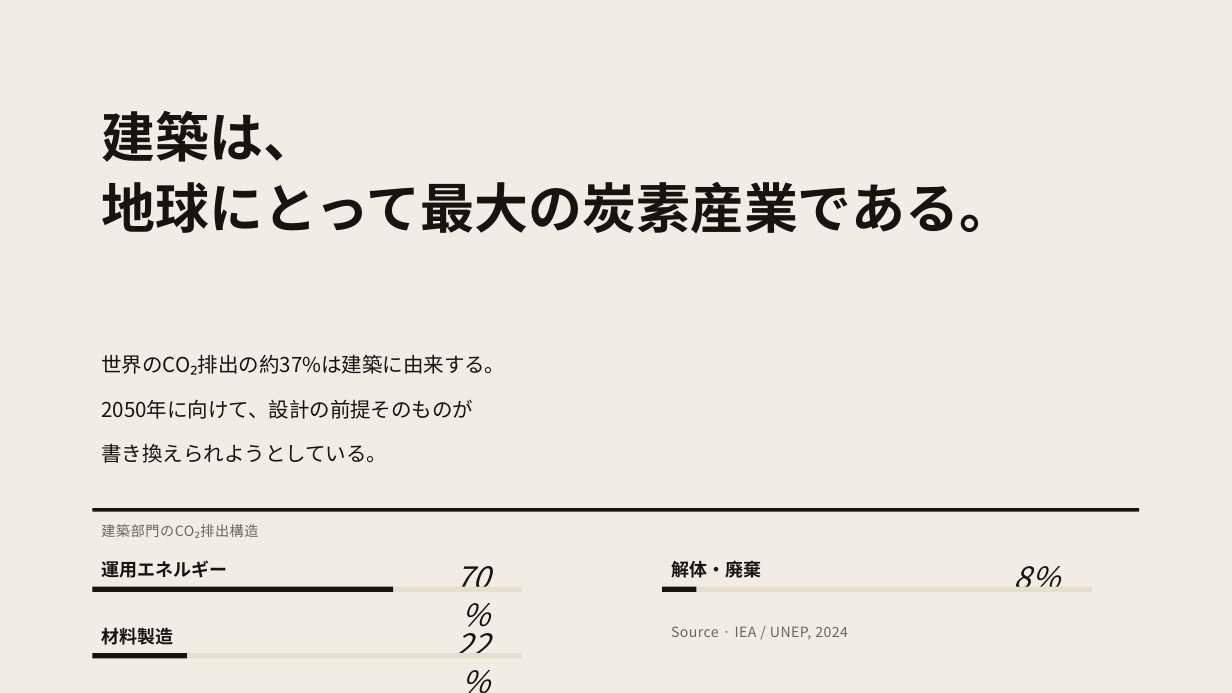
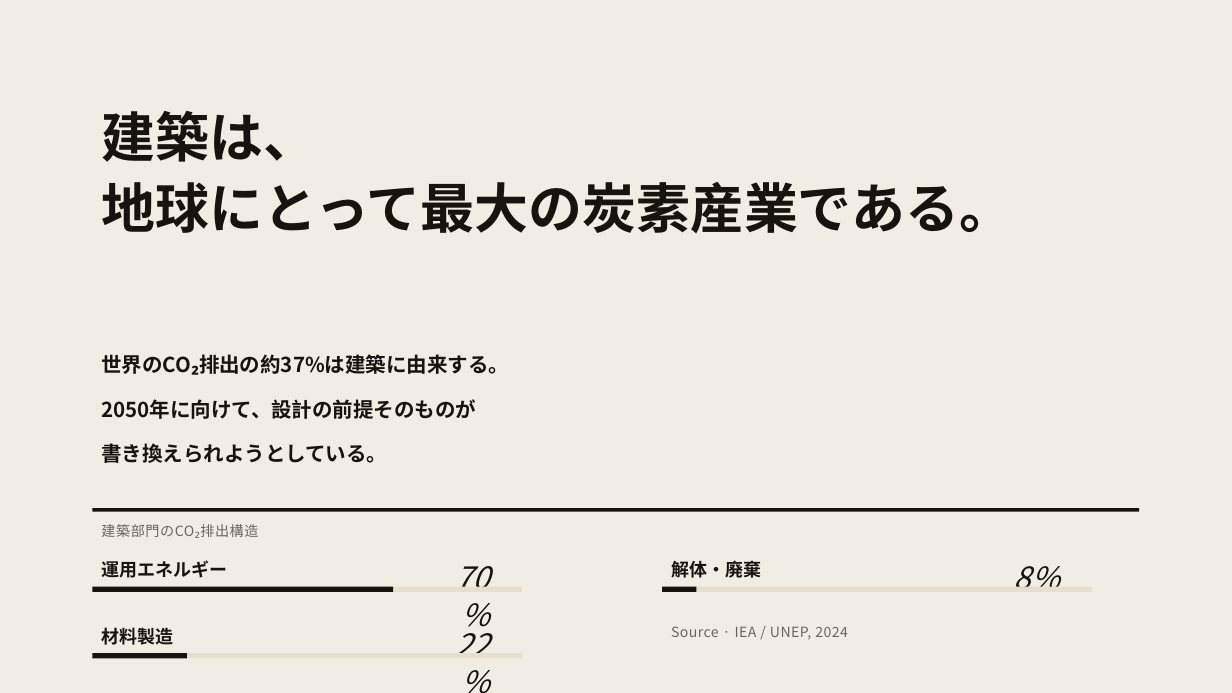
Before and after one commit to horihorihorihorichiz/-, a slide deck: slide 3 of slides/exports/architecture2026_text.pptx. Drawn at 1232x693 pixels with LibreOffice and Linux fonts; fonts in the diff are those of the drawing. Boxes give left, top, right and bottom in pixels: in the first picture for what was removed or moved away, otherwise in the second. Text is boxed around its words. In the diff, an @@ line names an element or a change of style, - is before the commit and + after.

```diff
--- a/slides/exports/architecture2026_text.pptx
+++ b/slides/exports/architecture2026_text.pptx
@@ text "世界のCO₂排出の約37%は建築に由来する。" at [101, 354, 509, 463]: bold on @@
```
Also in this commit, not shown: 4 other slides changed, 1 other file.
